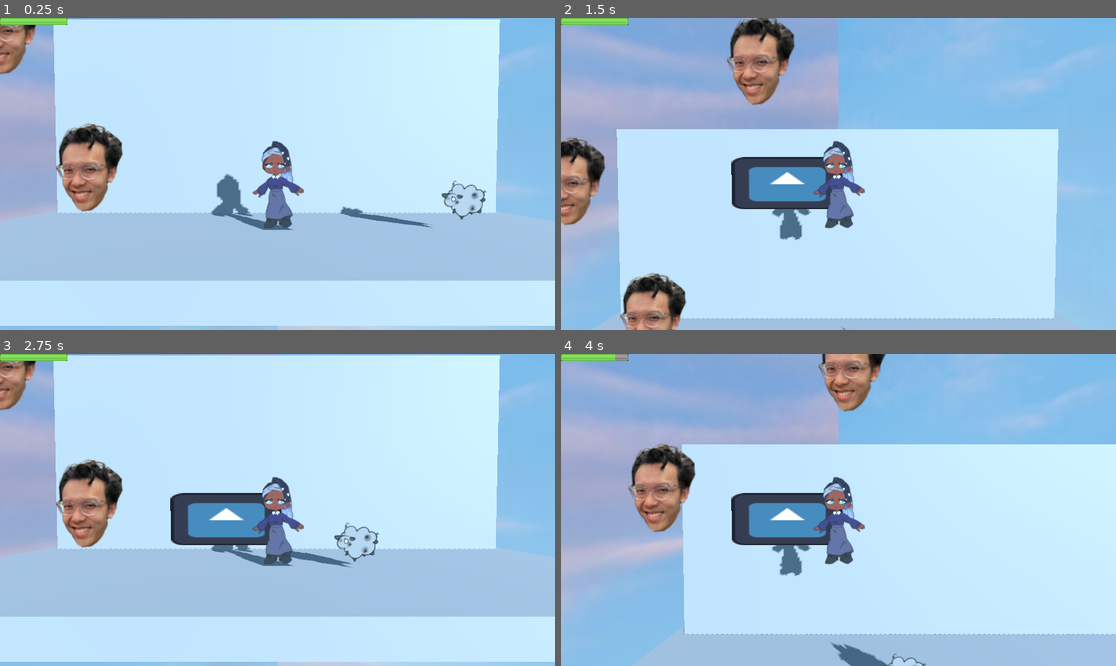
Above: before the commit, frames 1-4 (two rows, left to right).
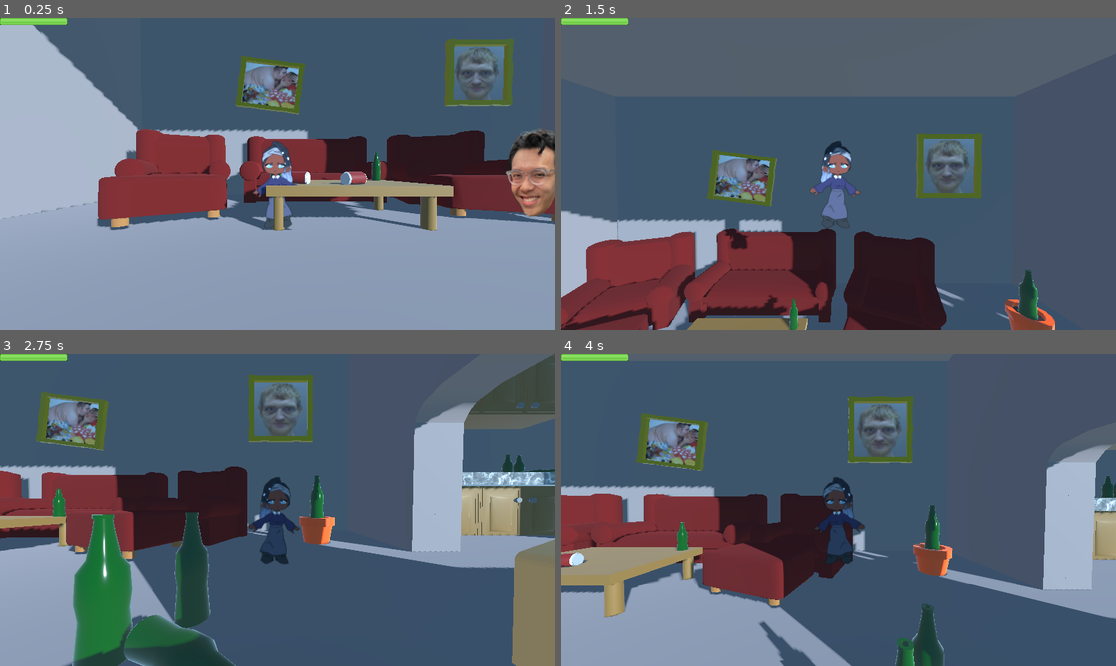
Above: after the commit, the same moments.

Repository: m-tsoi/Dust-Busters
Game: Godot game, scene res://scenes/levels/level.tscn
Same seed, same stepped clock (60 frames per second), same inputs: the game is played once before the commit and once after it. The engine's default icon, where the game draws it, is replaced by a stand-in: a white triangle on a blue panel in a dark square.
Inputs:
- Up to frame 1 (0.25 s): no input
- Up to frame 2 (1.5 s): hold D (move_right, bound only after the commit) 0.53-1.28 s; tap , (basic_attack, bound only after the commit) at 0.6 s; tap Space (jump) at 0.77 s; tap Z (basic_attack, bound only before the commit) at 0.8, 1.35 s; hold Down (ui_down) from 1.28 s (still down)
- Up to frame 3 (2.75 s): tap Space (jump) at 1.52 s; tap , (basic_attack, bound only after the commit) at 1.55, 2.1 s; release Down (ui_down) at 2.03 s; hold D (move_right, bound only after the commit) from 2.03 s (still down); tap Z (basic_attack, bound only before the commit) at 2.3 s
- Up to frame 4 (4 s): release D (move_right, bound only after the commit) at 2.78 s; hold Up (ui_up) 2.78-3.53 s; tap Z (basic_attack, bound only before the commit) at 2.85, 3.8 s; tap Space (jump) at 3.02, 3.77 s; tap , (basic_attack, bound only after the commit) at 3.05, 3.6 s; hold A (move_left, bound only after the commit) from 3.53 s (still down)

The runs differ from the first frame. In frame 1, 94% of the frame differs, in the area x 0-100%, y 0-100%; in frame 2, 98%; in frame 3, 99%; in frame 4, 99%.

Commit message:
Changes for playtesting

Diff:
--- a/project.godot
+++ b/project.godot
@@ -28,12 +28,12 @@
 
 move_left={
 "deadzone": 0.5,
-"events": [Object(InputEventKey,"resource_local_to_scene":fa …(140 unchanged characters)… d":false,"keycode":0,"physical_keycode":4194319,"key_label":0,"unicode":0,"echo":false,"script":null)
+"events": [Object(InputEventKey,"resource_local_to_scene":fa …(140 unchanged characters)… d":false,"keycode":0,"physical_keycode":65,"key_label":0,"unicode":97,"echo":false,"script":null)
 ]
 }
 move_right={
 "deadzone": 0.5,
-"events": [Object(InputEventKey,"resource_local_to_scene":fa …(140 unchanged characters)… d":false,"keycode":0,"physical_keycode":4194321,"key_label":0,"unicode":0,"echo":false,"script":null)
+"events": [Object(InputEventKey,"resource_local_to_scene":fa …(140 unchanged characters)… d":false,"keycode":0,"physical_keycode":68,"key_label":0,"unicode":100,"echo":false,"script":null)
 ]
 }
 jump={
@@ -43,7 +43,12 @@
 }
 basic_attack={
 "deadzone": 0.5,
-"events": [Object(InputEventKey,"resource_local_to_scene":false,"resource_name":"","device":-1,"window_id":0,"alt_pressed":false,"shift_pressed":false,"ctrl_pressed":false,"meta_pressed":false,"pressed":false,"keycode":0,"physical_keycode":90,"key_label":0,"unicode":122,"echo":false,"script":null)
+"events": [Object(InputEventKey,"resource_local_to_scene":false,"resource_name":"","device":-1,"window_id":0,"alt_pressed":false,"shift_pressed":false,"ctrl_pressed":false,"meta_pressed":false,"pressed":false,"keycode":0,"physical_keycode":59,"key_label":0,"unicode":59,"echo":false,"script":null)
+]
+}
+special_attack={
+"deadzone": 0.5,
+"events": [Object(InputEventKey,"resource_local_to_scene":false,"resource_name":"","device":-1,"window_id":0,"alt_pressed":false,"shift_pressed":false,"ctrl_pressed":false,"meta_pressed":false,"pressed":false,"keycode":0,"physical_keycode":39,"key_label":0,"unicode":39,"echo":false,"script":null)
 ]
 }
 
@@ -58,4 +63,4 @@
 
 [physics]
 
-3d/default_gravity=112.0
+3d/default_gravity=168.0
--- a/scenes/enemies/enemy.tscn
+++ b/scenes/enemies/enemy.tscn
@@ -41,22 +41,22 @@
 transform = Transform3D(3, 0, 0, 0, 3, 0, 0, 0, 3, 0, 0, 0)
 shape = SubResource("BoxShape3D_c504w")
 
-[node name="EnemyJump" type="AudioStreamPlayer" parent="."]
+[node name="EnemyJump" type="AudioStreamPlayer3D" parent="."]
 stream = ExtResource("4_t6ome")
-volume_db = -6.558
 pitch_scale = 1.59
 
-[node name="EnemyLand" type="AudioStreamPlayer" parent="."]
+[node name="EnemyLand" type="AudioStreamPlayer3D" parent="."]
 stream = ExtResource("5_xu2ds")
 
-[node name="EnemyHurt" type="AudioStreamPlayer" parent="."]
+[node name="EnemyHurt" type="AudioStreamPlayer3D" parent="."]
 stream = ExtResource("6_lbo4d")
-volume_db = -7.495
+volume_db = 5.259
 
-[node name="EnemyDeath" type="AudioStreamPlayer" parent="."]
+[node name="EnemyDeath" type="AudioStreamPlayer3D" parent="."]
 stream = ExtResource("7_vj3oc")
+volume_db = 12.754
 
-[node name="SheepBaa" type="AudioStreamPlayer" parent="."]
+[node name="SheepBaa" type="AudioStreamPlayer3D" parent="."]
 stream = ExtResource("3_m43vc")
 
 [connection signal="area_shape_entered" from="Hurtbox" to="." method="_on_hurtbox_area_shape_entered"]
--- a/scenes/levels/level.tscn
+++ b/scenes/levels/level.tscn
@@ -6,6 +6,7 @@
 [ext_resource type="PackedScene" uid="uid://bkoc5gffcnvwg" path="res://scenes/cleanables/cleanable_object.tscn" id="4_lkt5i"]
 [ext_resource type="PackedScene" uid="uid://ckbuxsq418wvj" path="res://scenes/user_interface/in_game_ui.tscn" id="5_115o0"]
 [ext_resource type="AudioStream" uid="uid://bcwqmbri827tt" path="res://assets/music/janitorscloset.ogg" id="6_xvnnw"]
+[ext_resource type="PackedScene" uid="uid://834qqsvrodyo" path="res://assets/background/tutorialLevelPlusCollisions4.glb" id="7_62aa8"]
 
 [sub_resource type="PanoramaSkyMaterial" id="PanoramaSkyMaterial_cjywb"]
 panorama = ExtResource("1_i44nt")
@@ -38,11 +39,52 @@
 size = Vector3(49.2732, 26.8605, 2.85178)
 
 [node name="CharacterBody3D" parent="." instance=ExtResource("2_b57sj")]
+transform = Transform3D(1, 0, 0, 0, 1, 0, 0, 0, 1, 77.667, 0, 0)
 
 [node name="Enemies" type="Node" parent="."]
 
 [node name="Enemy" parent="Enemies" instance=ExtResource("3_1h6y6")]
 transform = Transform3D(1, 0, 0, 0, 1, 0, 0, 0, 1, 14.927, 2.957, 0.592)
+leftmost_patrol_point = 5
+rightmost_patrol_point = 15
+
+[node name="Enemy2" parent="Enemies" instance=ExtResource("3_1h6y6")]
+transform = Transform3D(1, 0, 0, 0, 1, 0, 0, 0, 1, 158.205, 5.914, 1.184)
+leftmost_patrol_point = 5
+rightmost_patrol_point = 15
+
+[node name="Enemy3" parent="Enemies" instance=ExtResource("3_1h6y6")]
+transform = Transform3D(1, 0, 0, 0, 1, 0, 0, 0, 1, 259.057, 6.19975, 0.592)
+leftmost_patrol_point = 5
+rightmost_patrol_point = 15
+
+[node name="Enemy4" parent="Enemies" instance=ExtResource("3_1h6y6")]
+transform = Transform3D(1, 0, 0, 0, 1, 0, 0, 0, 1, 127.266, 48.2261, 1.184)
+leftmost_patrol_point = 5
+rightmost_patrol_point = 15
+
+[node name="Enemy5" parent="Enemies" instance=ExtResource("3_1h6y6")]
+transform = Transform3D(1, 0, 0, 0, 1, 0, 0, 0, 1, 142.193, 51.1831, 1.776)
+leftmost_patrol_point = 5
+rightmost_patrol_point = 15
+
+[node name="Enemy6" parent="Enemies" instance=ExtResource("3_1h6y6")]
+transform = Transform3D(1, 0, 0, 0, 1, 0, 0, 0, 1, 157.12, 9.87573, 2.368)
+leftmost_patrol_point = 5
+rightmost_patrol_point = 15
+
+[node name="Enemy7" parent="Enemies" instance=ExtResource("3_1h6y6")]
+transform = Transform3D(1, 0, 0, 0, 1, 0, 0, 0, 1, 172.047, 4.20264, 2.96)
+leftmost_patrol_point = 5
+rightmost_patrol_point = 15
+
+[node name="Enemy8" parent="Enemies" instance=ExtResource("3_1h6y6")]
+transform = Transform3D(1, 0, 0, 0, 1, 0, 0, 0, 1, 262.158, 65.6076, 3.552)
+leftmost_patrol_point = 5
+rightmost_patrol_point = 15
+
+[node name="Enemy9" parent="Enemies" instance=ExtResource("3_1h6y6")]
+transform = Transform3D(1, 0, 0, 0, 1, 0, 0, 0, 1, 277.085, 68.5646, 4.144)
 leftmost_patrol_point = 5
 rightmost_patrol_point = 15
 
@@ -60,8 +102,41 @@
 [node name="CleanableObject4" parent="Cleanables" instance=ExtResource("4_lkt5i")]
 transform = Transform3D(1, 0, 0, 0, 1, 0, 0, 0, 1, 6.20771, 38.3046, 0)
 
+[node name="CleanableObject5" parent="Cleanables" instance=ExtResource("4_lkt5i")]
+transform = Transform3D(1, 0, 0, 0, 1, 0, 0, 0, 1, 98.5937, -0.087574, 0)
+
+[node name="CleanableObject6" parent="Cleanables" instance=ExtResource("4_lkt5i")]
+transform = Transform3D(1, 0, 0, 0, 1, 0, 0, 0, 1, 57.9304, 20.6589, 0)
+
+[node name="CleanableObject7" parent="Cleanables" instance=ExtResource("4_lkt5i")]
+transform = Transform3D(1, 0, 0, 0, 1, 0, 0, 0, 1, 189.465, 3.13254, 0)
+
+[node name="CleanableObject8" parent="Cleanables" instance=ExtResource("4_lkt5i")]
+transform = Transform3D(1, 0, 0, 0, 1, 0, 0, 0, 1, 324.8, 35.1161, 0)
+
+[node name="CleanableObject9" parent="Cleanables" instance=ExtResource("4_lkt5i")]
+transform = Transform3D(1, 0, 0, 0, 1, 0, 0, 0, 1, 284.805, 45.4881, 0)
+
+[node name="CleanableObject10" parent="Cleanables" instance=ExtResource("4_lkt5i")]
+transform = Transform3D(1, 0, 0, 0, 1, 0, 0, 0, 1, 383.592, 42.5951, 0)
+
+[node name="CleanableObject11" parent="Cleanables" instance=ExtResource("4_lkt5i")]
+transform = Transform3D(1, 0, 0, 0, 1, 0, 0, 0, 1, 130.967, 44.7734, 0)
+
+[node name="CleanableObject12" parent="Cleanables" instance=ExtResource("4_lkt5i")]
+transform = Transform3D(1, 0, 0, 0, 1, 0, 0, 0, 1, 175.35, 49.971, 0)
+
+[node name="CleanableObject13" parent="Cleanables" instance=ExtResource("4_lkt5i")]
+transform = Transform3D(1, 0, 0, 0, 1, 0, 0, 0, 1, 387.008, 3.24675, 0)
+
+[node name="CleanableObject14" parent="Cleanables" instance=ExtResource("4_lkt5i")]
+transform = Transform3D(1, 0, 0, 0, 1, 0, 0, 0, 1, 369.217, 18.7673, 0)
+
 [node name="InGameUI" parent="." instance=ExtResource("5_115o0")]
 
 [node name="TestStageMusic" type="AudioStreamPlayer" parent="."]
 stream = ExtResource("6_xvnnw")
 autoplay = true
+
+[node name="tutorialLevelPlusCollisions4" parent="." instance=ExtResource("7_62aa8")]
+transform = Transform3D(1, 0, 0, 0, -4.37114e-08, 1, 0, -1, -4.37114e-08, 90.5607, -9.42826, 0.52355)
--- a/scenes/player/player.gd
+++ b/scenes/player/player.gd
@@ -1,8 +1,8 @@
 extends CharacterBody3D
 
 
-const SPEED = 15.0 * 1.5
-const JUMP_VELOCITY = 56
+const SPEED = 20.0 * 1.5
+const JUMP_VELOCITY = 84
 
 var hitbox_scene: PackedScene = preload("res://scenes/player/player_hitbox.tscn")
 var gravity = ProjectSettings.get_setting("physics/3d/default_gravity")
@@ -30,7 +30,7 @@
 		add_child(basic_attack_hitbox)
 		var timer := Timer.new()
 		add_child(timer)
-		timer.wait_time = 0.5
+		timer.wait_time = 0.2
 		timer.one_shot = true
 		timer.start()
 		timer.connect("timeout", _on_basic_attack_hitbox_timer_timeout)
@@ -42,7 +42,7 @@
 			invulnerable = true
 			var invuln_timer := Timer.new()
 			add_child(invuln_timer)
-			invuln_timer.wait_time = 1
+			invuln_timer.wait_time = 0.4
 			invuln_timer.one_shot = true
 			invuln_timer.start()
 			invuln_timer.connect("timeout", _on_invuln_timer_timeout)
@@ -75,11 +75,11 @@
 	invulnerable = false
 
 func _on_hurtbox_area_shape_entered(area_rid, area, area_shape_index, local_shape_index):
-	var raw_knockback = self.global_position.direction_to(area.global_position) * 20
-	if raw_knockback.x > 0:
+	var raw_knockback = self.global_position.direction_to(area.global_position)
+	if raw_knockback.x > 0 and not invulnerable:
 		print("Knockback to the left")
 		knockback = Vector3(-45, 5, 0)
-	elif raw_knockback.x < 0:
+	elif raw_knockback.x <= 0 and not invulnerable:
 		print("Knockback to the right")
 		knockback = Vector3(45, 5, 0)
 
--- a/scenes/user_interface/main_menu.tscn
+++ b/scenes/user_interface/main_menu.tscn
@@ -1,6 +1,6 @@
 [gd_scene load_steps=6 format=3 uid="uid://du87khxmwfm2j"]
 
-[ext_resource type="Texture2D" uid="uid://bqehhidt86ofv" path="res://assets/user_interface/Dust-Busters-Title-Placeholder.png" id="1_rgdtp"]
+[ext_resource type="Texture2D" uid="uid://bqehhidt86ofv" path="res://assets/user_interface/main_menu/Dust-Busters-Title-Placeholder.png" id="1_rgdtp"]
 
 [sub_resource type="Gradient" id="Gradient_wnlte"]
 colors = PackedColorArray(0.0941176, 0.4, 0.666667, 1, 0.0509804, 0.282353, 0.556863, 1)
Binary file removed: assets/background/tutorialLevel.glb
Binary file added: assets/background/tutorialLevelPlusCollisions4.glb
Not shown, changed: assets/background/tutorialLevelPlusCollisions4.glb.import
Renamed: assets/background/tutorialLevel_EdSheeran.png -> assets/background/tutorialLevelPlusCollisions4_EdSheeran.png
Not shown, changed: assets/background/tutorialLevelPlusCollisions4_EdSheeran.png.import
Renamed: assets/background/tutorialLevel_granite.png -> assets/background/tutorialLevelPlusCollisions4_granite.png
Not shown, changed: assets/background/tutorialLevelPlusCollisions4_granite.png.import
Renamed: assets/background/tutorialLevel_gumboslice.png -> assets/background/tutorialLevelPlusCollisions4_gumboslice.png
Not shown, changed: assets/background/tutorialLevelPlusCollisions4_gumboslice.png.import
Renamed: assets/background/tutorialLevel_thecado.png -> assets/background/tutorialLevelPlusCollisions4_thecado.png
Not shown, changed: assets/background/tutorialLevelPlusCollisions4_thecado.png.import
Not shown: 1 places in scenes/levels/level.tscn that only renumber resources
(and 1 more such lines)
